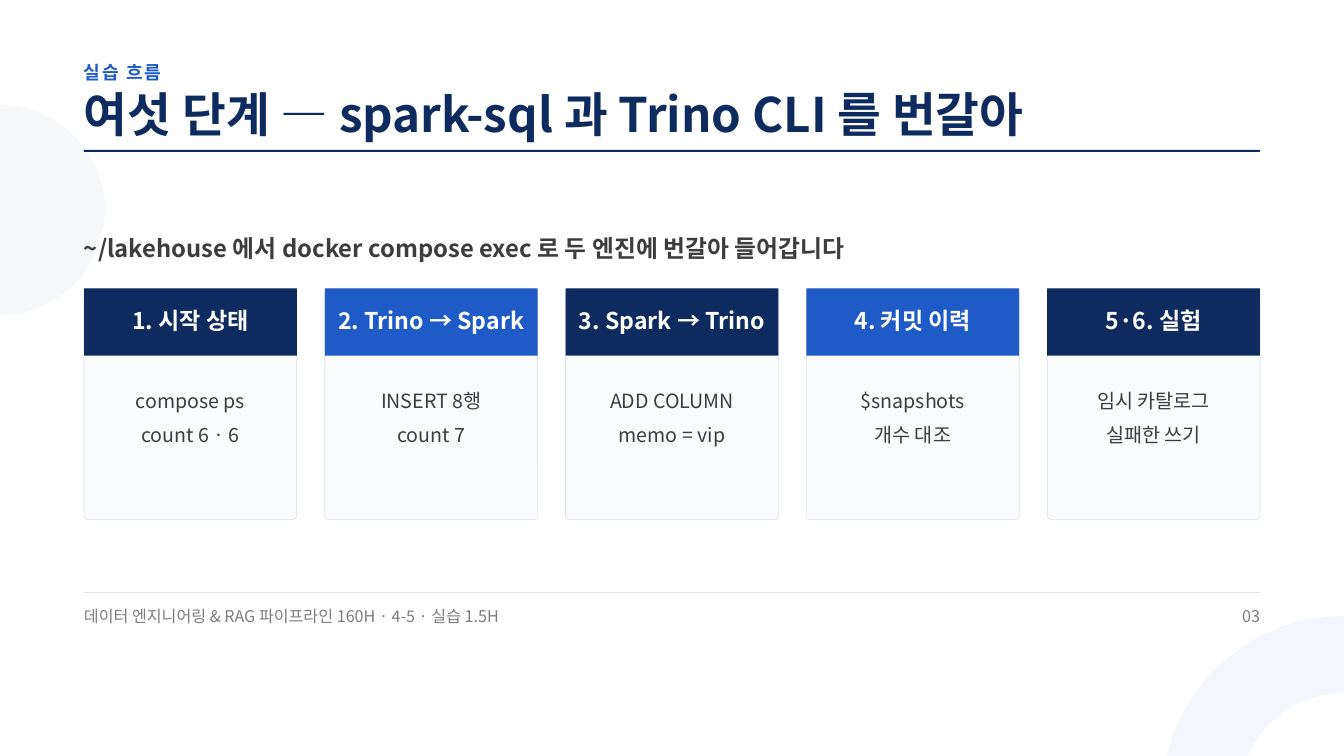
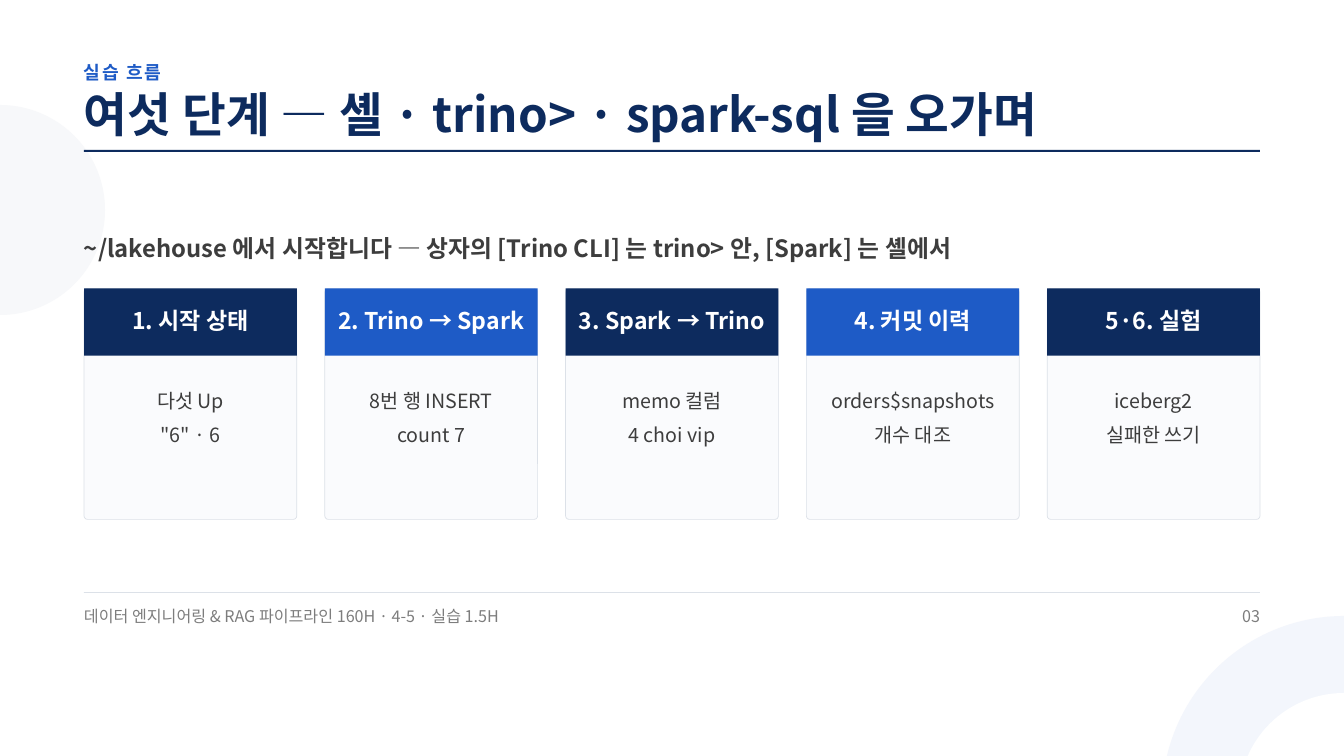
Before and after one commit to aebonlee/materials, a slide deck: slide 3 of data-eng/decks/w4d5s2.pptx. Drawn at 1344x756 pixels with LibreOffice and Linux fonts; fonts in the diff are those of the drawing. Boxes give left, top, right and bottom in pixels: in the first picture for what was removed or moved away, otherwise in the second. Text is boxed around its words. In the diff, an @@ line names an element or a change of style, - is before the commit and + after.

```diff
--- a/data-eng/decks/w4d5s2.pptx
+++ b/data-eng/decks/w4d5s2.pptx
@@ text at (84,92,1037,143): text changed @@
-여섯 단계 — spark-sql 과 Trino CLI 를 번갈아
+여섯 단계 — 셸 · trino> · spark-sql 을 오가며
@@ text at (84,237,951,262): text changed @@
-~/lakehouse 에서 docker compose exec 로 두 엔진에 번갈아 들어갑니다
+~/lakehouse 에서 시작합니다 — 상자의 [Trino CLI] 는 trino> 안, [Spark] 는 셸에서
@@ text at (157,391,223,442): text changed @@
-compose ps
-count 6 · 6
+다섯 Up
+"6" · 6
@@ text at (370,392,493,410): text changed @@
-INSERT 8행
+8번 행 INSERT
@@ text at (622,391,722,447): text changed @@
-ADD COLUMN
-memo = vip
+memo 컬럼
+4 choi vip
@@ text at (831,391,994,413): text changed @@
-$snapshots
+orders$snapshots
@@ text at (1115,392,1193,413): text changed @@
-임시 카탈로그
+iceberg2
```
Also in this commit, not shown: 9 other slides changed, 1 slide added, 11 other files.
